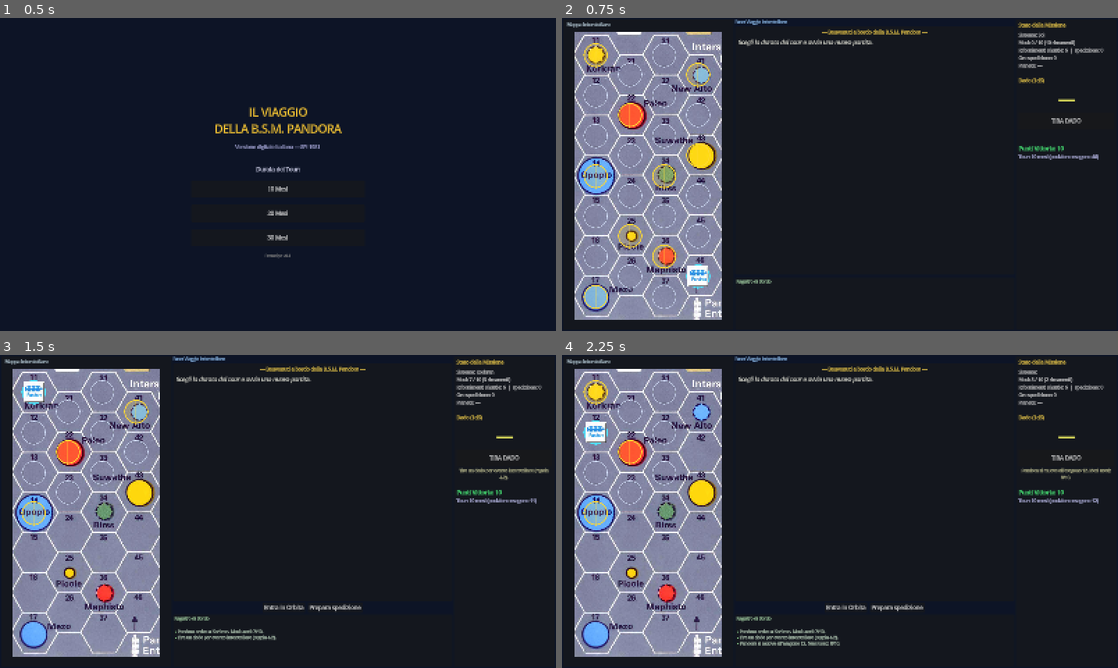
Above: before the commit, frames 1-4 (two rows, left to right).
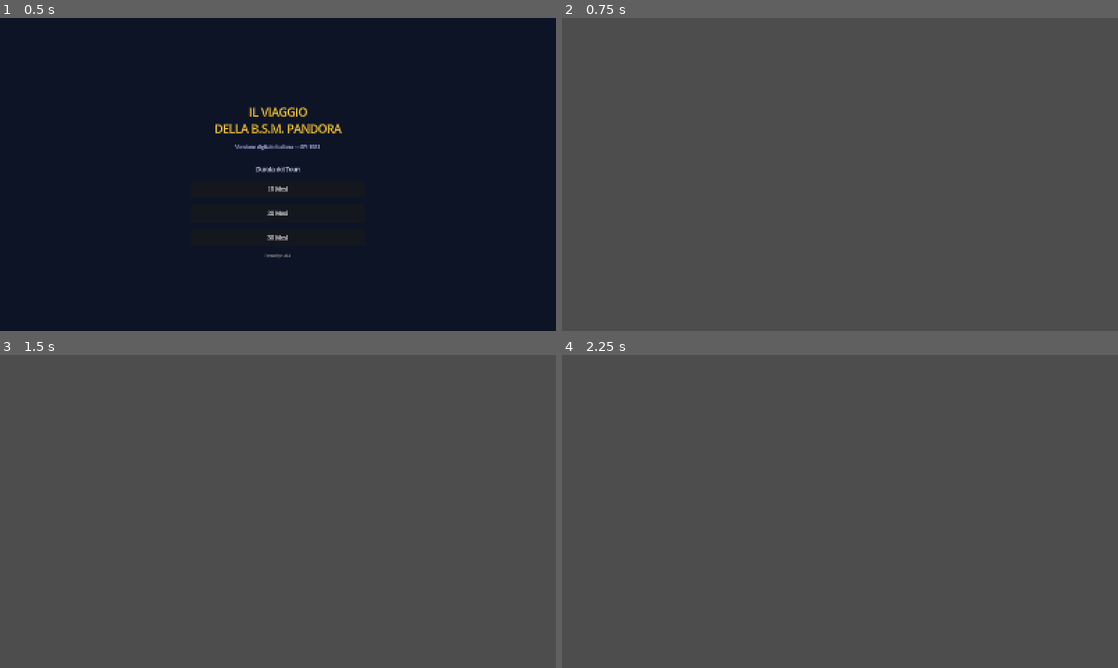
Above: after the commit, the same moments.

Repository: Tannoiser2/voyage-of-BSM-Pandora
Game: Godot game, scene res://scenes/Main.tscn
The game is run twice, just before and just after one commit, with the same random seed, the same clock (stepped at 60 frames per second) and the same inputs.
Inputs (mouse positions are in pixels of both pictures, inside the frame that each line leads up to):
- Up to frame 1 (0.5 s): no input
- Up to frame 2 (0.75 s): click "10 Mesi" at 0.5 s
- Up to frame 3 (1.5 s): click (33, 392) at 1.27 s
- Up to frame 4 (2.25 s): click (595, 433) at 2.02 s

Frame 1 is identical in both runs. In frame 2, 100% of the frame differs, in the area x 0-100%, y 0-100%; in frame 3, 99%; in frame 4, 99%.
Error after the commit: Parse Error: Cannot infer the type of "here_unexplored" variable because the value doesn't have a set type. (res://scripts/GameScreen.gd:559)

Commit message:
Effetti del terreno reali: costi in ore per esagono (Carta 6.6)
Il movimento e l'esplorazione ora hanno peso secondo il terreno:

- terrain.json con i costi reali della Carta 6.6 (ore di entrata a piedi,
  esplorazione, modificatore rifornimenti) per i tipi di terreno, e mappatura
  dalle classi campionate (Open/Rough/...) ai tipi reali (Pianura/Collina/...)
- entrare in un esagono costa le ore del terreno invece di 1 fisso; entrare in
  un esagono nuovo costa entrata + esplorazione (entrambe le colonne)
- l'esagono di atterraggio non parte piu come gia esplorato: la spedizione lo
  esplora col pulsante Esplora (ripristinato e ora attivo)
- il pannello spedizione mostra terreno corrente e relativi costi in ore

Diff:
--- /dev/null
+++ b/godot/data/terrain.json
@@ -0,0 +1,38 @@
+{
+  "effects": {
+    "Flat":             {"enter_foot": 1, "enter_rover": 1, "explore": 2,  "supply": 1,  "prohibited": false},
+    "Hill":             {"enter_foot": 2, "enter_rover": 1, "explore": 3,  "supply": 1,  "prohibited": false},
+    "Mountain":         {"enter_foot": 3, "enter_rover": 2, "explore": 5,  "supply": 2,  "prohibited": false},
+    "Cliffs":           {"enter_foot": 5, "enter_rover": 0, "explore": 8,  "supply": 3,  "prohibited": false},
+    "Light Vegetation": {"enter_foot": 1, "enter_rover": 1, "explore": 2,  "supply": -1, "prohibited": false},
+    "Heavy Vegetation": {"enter_foot": 2, "enter_rover": 0, "explore": 5,  "supply": -2, "prohibited": false},
+    "Cave":             {"enter_foot": 2, "enter_rover": 0, "explore": 3,  "supply": 3,  "prohibited": false},
+    "Liquid Surface":   {"enter_foot": 4, "enter_rover": 1, "explore": 5,  "supply": -1, "prohibited": false},
+    "Marsh":            {"enter_foot": 2, "enter_rover": 0, "explore": 5,  "supply": -1, "prohibited": false},
+    "Glacial Ice":      {"enter_foot": 2, "enter_rover": 0, "explore": 5,  "supply": 3,  "prohibited": false},
+    "Solid Lava":       {"enter_foot": 2, "enter_rover": 2, "explore": 4,  "supply": 4,  "prohibited": false},
+    "Alien City":       {"enter_foot": 1, "enter_rover": 1, "explore": 10, "supply": 2,  "prohibited": false}
+  },
+  "class_map": {
+    "Open": "Flat",
+    "Rough": "Hill",
+    "Mountain": "Mountain",
+    "Forest": "Heavy Vegetation",
+    "Desert": "Solid Lava",
+    "Ice": "Glacial Ice"
+  },
+  "terrain_it": {
+    "Flat": "Pianura",
+    "Hill": "Collina",
+    "Mountain": "Montagna",
+    "Cliffs": "Dirupi",
+    "Light Vegetation": "Vegetazione rada",
+    "Heavy Vegetation": "Vegetazione fitta",
+    "Cave": "Caverna",
+    "Liquid Surface": "Superficie liquida",
+    "Marsh": "Palude",
+    "Glacial Ice": "Ghiaccio",
+    "Solid Lava": "Lava solidificata",
+    "Alien City": "Citta aliena"
+  }
+}
--- a/godot/scripts/GameData.gd
+++ b/godot/scripts/GameData.gd
@@ -6,6 +6,7 @@
 var creatures: Dictionary = {}
 var environ_maps: Dictionary = {}
 var units: Dictionary = {}
+var terrain: Dictionary = {}
 
 func _ready() -> void:
 	_load_data()
@@ -17,6 +18,25 @@
 	creatures = _load_json("res://data/creatures.json")
 	environ_maps = _load_json("res://data/environ_maps.json")
 	units = _load_json("res://data/units.json")
+	terrain = _load_json("res://data/terrain.json")
+
+# Mappa una classe di terreno campionata (Open/Rough/...) al tipo reale (Flat/Hill/...)
+func terrain_real(terrain_class: String) -> String:
+	return terrain.get("class_map", {}).get(terrain_class, "Flat")
+
+# Effetti del terreno (Carta 6.6) per una classe campionata.
+func terrain_effect(terrain_class: String) -> Dictionary:
+	var real := terrain_real(terrain_class)
+	return terrain.get("effects", {}).get(real, {"enter_foot": 1, "explore": 2, "supply": 0, "prohibited": false})
+
+func terrain_enter_cost(terrain_class: String) -> int:
+	return int(terrain_effect(terrain_class).get("enter_foot", 1))
+
+func terrain_explore_cost(terrain_class: String) -> int:
+	return int(terrain_effect(terrain_class).get("explore", 2))
+
+func terrain_it(terrain_class: String) -> String:
+	return terrain.get("terrain_it", {}).get(terrain_real(terrain_class), terrain_real(terrain_class))
 
 # Statistiche di un personaggio della Pandora (regola 2.5 / 5.2)
 func get_character(key: String) -> Dictionary:
--- a/godot/scripts/GameScreen.gd
+++ b/godot/scripts/GameScreen.gd
@@ -555,7 +555,9 @@
 	if btn_orbit: btn_orbit.visible = (phase == "orbit")
 	if btn_land: btn_land.visible = (phase == "orbit")
 	if btn_return: btn_return.visible = (phase == "expedition" or phase == "paragraph") and not in_combat
-	if btn_explore: btn_explore.visible = (phase == "expedition") and not in_combat and not on_surface
+	# "Esplora" appare quando l'esagono occupato non è ancora stato esplorato (es. atterraggio)
+	var here_unexplored := on_surface and not GameState.environ_grid.get(GameState.expedition_pos, {}).get("explored", true)
+	if btn_explore: btn_explore.visible = (phase == "expedition") and not in_combat and here_unexplored
 	if btn_continue: btn_continue.visible = (phase == "paragraph") and not in_combat
 	if btn_kill: btn_kill.visible = in_combat
 	if btn_capture: btn_capture.visible = in_combat
@@ -873,26 +875,9 @@
 	GameState.return_to_pandora()
 
 func _on_explore() -> void:
-	if GameState.current_phase != GameState.Phase.EXPEDITION:
-		return
-	if not GameState.current_creature.is_empty():
-		return
-	# Esplorazione: tira il dado, ogni esplorazione costa 2 ore
-	var die := randi_range(1, 6)
-	_set_dice_result(die)
-	GameState.add_expedition_hours(2)
-	# Con dado alto si incontra una creatura (regola 8.0), altrimenti paragrafo evento
-	if die >= 5:
-		var names := GameData.get_all_creature_names()
-		var creature: String = names[randi() % names.size()]
-		GameState.add_log("Esplorazione (dado %d): qualcosa si avvicina..." % die)
-		GameState.set_phase(GameState.Phase.EXPEDITION)
-		GameState.start_encounter(creature)
-	else:
-		var terrain := "Open"
-		var para_num := GameData.get_exploration_paragraph(terrain, die)
-		GameState.add_log("Esplorazione: dado %d → Paragrafo %03d" % [die, para_num])
-		GameState.show_paragraph(para_num)
+	# Esplora l'esagono attualmente occupato (es. quello di atterraggio), con i
+	# costi in ore del terreno (Carta 6.6) gestiti da GameState.
+	GameState.explore_current_hex()
 
 func _on_combat(mode: String) -> void:
 	if GameState.current_creature.is_empty():
@@ -940,14 +925,23 @@
 
 	var para_display := find_child("ParagraphText", true, false) as RichTextLabel
 	if para_display:
-		var bb := "Esplora la superficie per trovare creature, artefatti e forme di vita.\n\n"
+		var cell: Dictionary = GameState.environ_grid.get(GameState.expedition_pos, {})
+		var terr_class: String = cell.get("terrain", "Open")
+		var eff := GameData.terrain_effect(terr_class)
+		var bb := "Posizione: esagono [b]%s[/b] · terreno [b]%s[/b] (entrata %d ore, esplorazione %d ore).\n\n" % [
+			cell.get("real", "?"), GameData.terrain_it(terr_class),
+			int(eff.get("enter_foot", 1)), int(eff.get("explore", 2))]
 		bb += "Ore di spedizione: [b]%d[/b]  ·  Rifornimenti: [b]%d[/b]  ·  Danni: [b]%d[/b]\n\n" % [
 			GameState.expedition_hours, GameState.expedition_supply, GameState.damage_points
 		]
 		if GameState.captured_creatures.size() > 0:
 			bb += "Creature catturate: %s\n\n" % ", ".join(GameState.captured_creatures)
-		bb += "[i]Sposta la spedizione cliccando un esagono adiacente sulla mappa di superficie "
-		bb += "(a sinistra), oppure premi \"Torna alla Pandora\".[/i]"
+		if not cell.get("explored", true):
+			bb += "[i]Premi \"Esplora\" per esplorare questo esagono, "
+			bb += "oppure spostati su un esagono adiacente sulla mappa (a sinistra).[/i]"
+		else:
+			bb += "[i]Sposta la spedizione cliccando un esagono adiacente sulla mappa di superficie "
+			bb += "(a sinistra), oppure premi \"Torna alla Pandora\".[/i]"
 		para_display.bbcode_text = bb
 
 	_update_action_buttons("expedition")
--- a/godot/scripts/GameState.gd
+++ b/godot/scripts/GameState.gd
@@ -398,9 +398,19 @@
 	landing_hex = place.get("local", _central_environ_hex()) if not place.is_empty() else _central_environ_hex()
 	if not environ_grid.has(landing_hex):
 		landing_hex = _central_environ_hex()
-	environ_grid[landing_hex]["explored"] = true
+	# L'esagono di atterraggio non è ancora esplorato: la spedizione può esplorarlo.
 	expedition_pos = landing_hex
 	environ_changed.emit()
+
+# Esplora l'esagono attualmente occupato dalla spedizione (es. l'atterraggio).
+func explore_current_hex() -> void:
+	if current_phase != Phase.EXPEDITION or not current_creature.is_empty():
+		return
+	var cell: Dictionary = environ_grid.get(expedition_pos, {})
+	if cell.get("explored", false):
+		add_log("Questo esagono è già stato esplorato.")
+		return
+	explore_environ_hex(expedition_pos, cell.get("terrain", "Open"))
 
 # Versione legacy (atterraggio al centro) mantenuta per compatibilità.
 func generate_environ(_landing: int) -> void:
@@ -448,12 +458,14 @@
 func move_expedition(hex_id: int) -> void:
 	if not can_move_expedition(hex_id):
 		return
-	expedition_pos = hex_id
-	add_expedition_hours(1)  # ogni esagono costa 1 ora
 	var cell: Dictionary = environ_grid.get(hex_id, {})
 	var terrain: String = cell.get("terrain", "Open")
 	var real_id: String = cell.get("real", str(hex_id))
-	add_log("La spedizione entra in un esagono %s (esagono %s)." % [_terrain_it(terrain), real_id])
+	# Entrare in un esagono costa le ore del terreno (Carta 6.6, a piedi)
+	var enter_cost := GameData.terrain_enter_cost(terrain)
+	expedition_pos = hex_id
+	add_expedition_hours(enter_cost)
+	add_log("La spedizione entra in %s (esagono %s) — %d ore." % [_terrain_it(terrain), real_id, enter_cost])
 	environ_changed.emit()
 	# Esplora il nuovo esagono se non ancora esplorato
 	if not cell.get("explored", false):
@@ -461,6 +473,10 @@
 
 func explore_environ_hex(hex_id: int, terrain: String) -> void:
 	environ_grid[hex_id]["explored"] = true
+	# Esplorare costa le ore del terreno (Carta 6.6)
+	var explore_cost := GameData.terrain_explore_cost(terrain)
+	add_expedition_hours(explore_cost)
+	add_log("Esplorazione di %s — %d ore." % [_terrain_it(terrain), explore_cost])
 	environ_changed.emit()
 	var die := randi_range(1, 6)
 	# Dado alto: incontro con creatura; altrimenti paragrafo di esplorazione
@@ -475,14 +491,7 @@
 		show_paragraph(para_num)
 
 func _terrain_it(terrain: String) -> String:
-	match terrain:
-		"Open":     return "Aperto"
-		"Rough":    return "Accidentato"
-		"Mountain": return "Montagna"
-		"Forest":   return "Foresta"
-		"Desert":   return "Deserto"
-		"Ice":      return "Ghiaccio"
-	return terrain
+	return GameData.terrain_it(terrain)
 
 # --- Combattimento / incontri (regola 8.0) -----------------------------------
 
